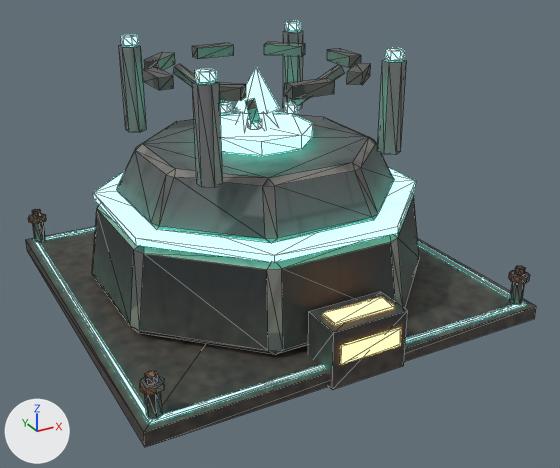
What one commit did to the glTF model jogo/assets/modelos/maquinas/montadora.glb.
Camera for both pictures: a camera (50 mm lens) standing at (-2.45, -4.8, 2.76) and looking at (0.05, -0.24, 0.49). The axes (+X, +Y, +Z) are drawn at lower left. The lights are the same throughout. The older version comes first. Mesh edges are drawn as thin lines. Where no turn or scale is listed for an object, it has been applied to the vertices. Vertices at exactly the same position are counted once.

The scene before the commit, as lines of its bpy script (objects in view):
```python
me_montadora_antena = bpy.data.meshes.new('montadora_antena')
me_montadora_antena.from_pydata(...)  # 124 vertices, 192 faces; spans x -0.77..0.77, y -0.77..0.77, z -0.31..0.08
# faces by material slot: [132, 60]
me_montadora_antena.materials.append(mat_montadora_tex)  # picture img_montadora_tex
me_montadora_antena.materials.append(mat_p_cristal)  # cyan #6cffe1, glowing cyan #6cffe1
me_montadora_corpo = bpy.data.meshes.new('montadora_corpo')
me_montadora_corpo.from_pydata(...)  # 464 vertices, 804 faces; spans x -1.45..1.45, y -1.5..1.5, z 0.0..1.83
# faces by material slot: [572, 208, 24]
me_montadora_corpo.materials.append(mat_montadora_tex)  # picture img_montadora_tex
me_montadora_corpo.materials.append(mat_p_cristal)  # cyan #6cffe1, glowing cyan #6cffe1
me_montadora_corpo.materials.append(mat_p_fogo)  # orange #ffb359, glowing orange #ffb359
me_montadora_cristal = bpy.data.meshes.new('montadora_cristal')
me_montadora_cristal.from_pydata(...)  # a 6-sided cut cone along z (radius 0.16 at the low end, 0.1 at the high end) spanning x -0.139..0.139, y -0.16..0.16, z -0.17..-0.03; a 6-sided cone pointing to +z spanning x -0.139..0.139, y -0.16..0.16, z -0.03..0.27
me_montadora_cristal.materials.append(mat_p_cristal)  # cyan #6cffe1, glowing cyan #6cffe1
ob_montadora_antena = bpy.data.objects.new('montadora_antena', me_montadora_antena)
ob_montadora_antena.location = (0.0, 0.0, 1.62)
ob_montadora_corpo = bpy.data.objects.new('montadora_corpo', me_montadora_corpo)
ob_montadora_corpo.location = (0.0, 0.0, 0.0)
ob_montadora_cristal = bpy.data.objects.new('montadora_cristal', me_montadora_cristal)
ob_montadora_cristal.location = (0.0, 0.0, 1.4)
```
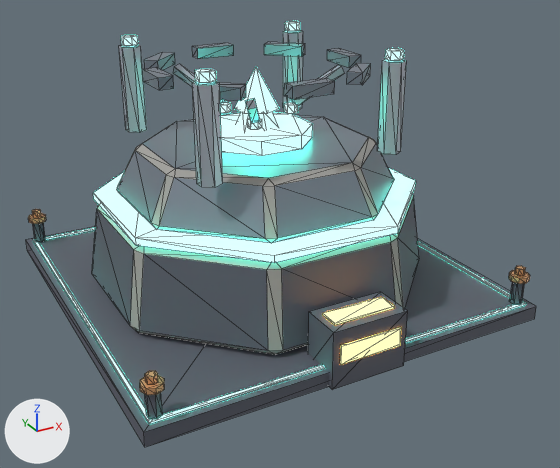
What the commit changed:
Material 'P_Aco' (mat_p_aco) is new.
Its base color is (0.26, 0.3, 0.36) (grey #8b95a2).
Its metallic is 0.6.
Its roughness is 0.35.
Material 'P_Metal' (mat_p_metal) is new.
Its base color is (0.42, 0.46, 0.52) (light grey #adb5bf).
Its metallic is 0.3.
Material 'P_Escuro' (mat_p_escuro) is new.
Its base color is (0.1, 0.11, 0.14) (dark grey #595d69).
Its roughness is 0.7.
Material 'P_Concreto' (mat_p_concreto) is new.
Its base color is (0.36, 0.35, 0.33) (grey #a2a09b).
Its roughness is 0.85.
Material 'P_Cobre' (mat_p_cobre) is new.
Its base color is (0.78, 0.42, 0.2) (beige #e5ad7c).
Its metallic is 0.5.
Its roughness is 0.4.
me_montadora_corpo has 464 vertices, 804 faces and spans x -1.45..1.45, y -1.5..1.5, z 0.0..1.83.
me_montadora_corpo is used by ob_montadora_corpo; location (0.0, 0.0, 0.0).
Part 1, on me_montadora_corpo:
Vertex 104 of me_montadora_corpo moves from (-0.27, -1.49, 0.0) at pixel (332, 389) to (0.27, -1.49, 0.0) at pixel (403, 365).
Vertex 105 of me_montadora_corpo moves from (0.27, -1.49, 0.0) at pixel (403, 365) to (-0.27, -1.49, 0.0) at pixel (332, 389).
me_montadora_corpo part 2: 124 faces spanning x -1.18..1.18, y -1.18..1.18, z 0.11..1.14 switch from mat_montadora_tex (picture img_montadora_tex) to mat_p_concreto (grey #a2a09b).
me_montadora_corpo part 3: 139 faces spanning x -1.45..1.45, y -1.49..1.49, z 0.0..0.73 switch from mat_montadora_tex (picture img_montadora_tex) to mat_p_escuro (dark grey #595d69).
me_montadora_corpo part 4: 68 faces spanning x -0.74..0.74, y -0.75..0.75, z 1.14..1.76 switch from mat_montadora_tex (picture img_montadora_tex) to mat_p_metal (light grey #adb5bf).
me_montadora_corpo part 5: 192 faces spanning x -1.42..1.42, y -1.42..1.42, z 0.29..0.38 switch from mat_montadora_tex (picture img_montadora_tex) to mat_p_cobre (beige #e5ad7c).
me_montadora_corpo part 6: 15 faces spanning x -0.95..0.95, y -0.95..0.95, z 0.82..1.1 switch from mat_montadora_tex (picture img_montadora_tex) to mat_p_aco (grey #8b95a2).
me_montadora_antena has 124 vertices, 192 faces and spans x -0.77..0.77, y -0.77..0.77, z -0.31..0.08.
me_montadora_antena is used by ob_montadora_antena; location (0.0, 0.0, 1.62).
me_montadora_antena part 7: 12 of the faces centred in x -0.36..-0.14, y -0.62..-0.26, z -0.25..-0.03 switch from mat_montadora_tex (picture img_montadora_tex) to mat_p_metal (light grey #adb5bf).
me_montadora_antena part 8: 12 of the faces centred in x -0.36..-0.14, y 0.25..0.61, z -0.25..-0.03 switch from mat_montadora_tex (picture img_montadora_tex) to mat_p_metal (light grey #adb5bf).
me_montadora_antena part 9: 12 of the faces centred in x 0.3..0.7, y -0.03..0.03, z -0.25..-0.03 switch from mat_montadora_tex (picture img_montadora_tex) to mat_p_metal (light grey #adb5bf).
me_montadora_antena part 10: all 96 faces centred in x -0.77..0.77, y -0.77..0.77, z 0.0..0.08 switch from mat_montadora_tex (picture img_montadora_tex) to mat_p_aco (grey #8b95a2).

Changed parts and their boxes [x1, y1, x2, y2] in the pictures (560 x 468 px; the box of a moved part takes in the faces that stretch with it):
part 1 of me_montadora_corpo, moved or reshaped: [314, 311, 408, 390] in both
part 2 of me_montadora_corpo, recoloured: [97, 124, 413, 355] in both
part 3 of me_montadora_corpo, recoloured (lighter): [26, 196, 536, 447] in both
part 4 of me_montadora_corpo, recoloured (lighter): [119, 31, 407, 188] in both
part 5 of me_montadora_corpo, recoloured: [28, 209, 530, 395] in both
part 6 of me_montadora_corpo, recoloured (lighter): [117, 143, 394, 239] in both
part 7 of me_montadora_antena, recoloured (lighter): [245, 98, 260, 124] in both
part 8 of me_montadora_antena, recoloured: [173, 64, 224, 103] in both
part 9 of me_montadora_antena, recoloured: [291, 65, 345, 106] in both
part 10 of me_montadora_antena, recoloured (lighter): [142, 42, 371, 101] in both
